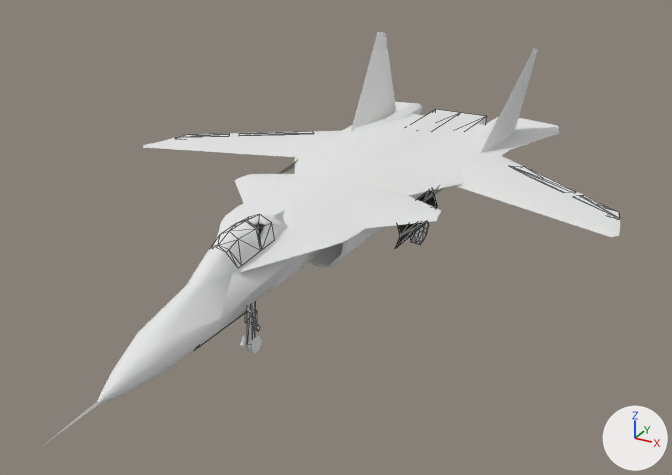
One commit to the glTF model src/main/resources/combinedassault_packs/combinedassault/assets/combinedassault/models/aircraft/su47/su47.glb: the scene before it, then after it.
One viewpoint serves both versions: a camera (50 mm lens) standing at (12.1, -17.5, 12.4) and looking at (0.4, 3.7, 1.8). Arrows for +X, +Y and +Z are at lower right; the lights stay in place. The first picture is the older version. Mesh edges are drawn as thin lines on the coarser meshes. Objects named as collision shapes, trigger or cutter boxes, shadow casters or lower levels of detail are left out. Where no turn or scale is listed for an object, it has been applied to the vertices.

The first picture shows 'body', 'canopy', 'wing_left' and 16 more.
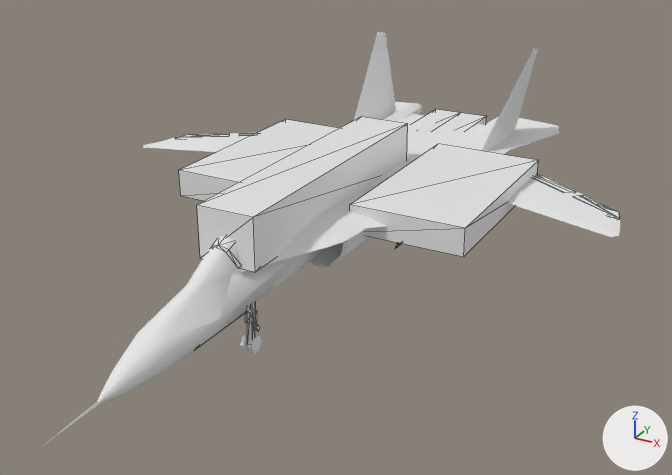
What differs and where, as boxes [x1, y1, x2, y2] in the pictures (672 x 475 px):
'hit_fuel_fuselage', added: after [197, 117, 408, 272]
'hit_fuel_wing_left', added: after [350, 144, 539, 257]
'hit_fuel_wing_right', added: after [179, 119, 339, 201]
'canopy', unchanged, covered by the edit: before [210, 214, 274, 268]; after [210, 236, 241, 268]

The edits, one by one:
Mesh me_hit_fuel_wing_right is new.
It is a box spanning x -4.5..-1.2, y 3.0..9.0, z 2.4..3.2.
Mesh me_hit_fuel_wing_left is new.
It is a box spanning x 1.2..4.5, y 3.0..9.0, z 2.4..3.2.
Mesh me_hit_fuel_fuselage is new.
It is a box spanning x -0.8..0.8, y -1.0..7.5, z 2.8..4.2.
Object 'hit_fuel_wing_right' (ob_hit_fuel_wing_right) is new; it shows me_hit_fuel_wing_right.
Its location is (0.0, 0.0, 0.0).
Object 'hit_fuel_wing_left' (ob_hit_fuel_wing_left) is new; it shows me_hit_fuel_wing_left.
Its location is (0.0, 0.0, 0.0).
Object 'hit_fuel_fuselage' (ob_hit_fuel_fuselage) is new; it shows me_hit_fuel_fuselage.
Its location is (0.0, 0.0, 0.0).
